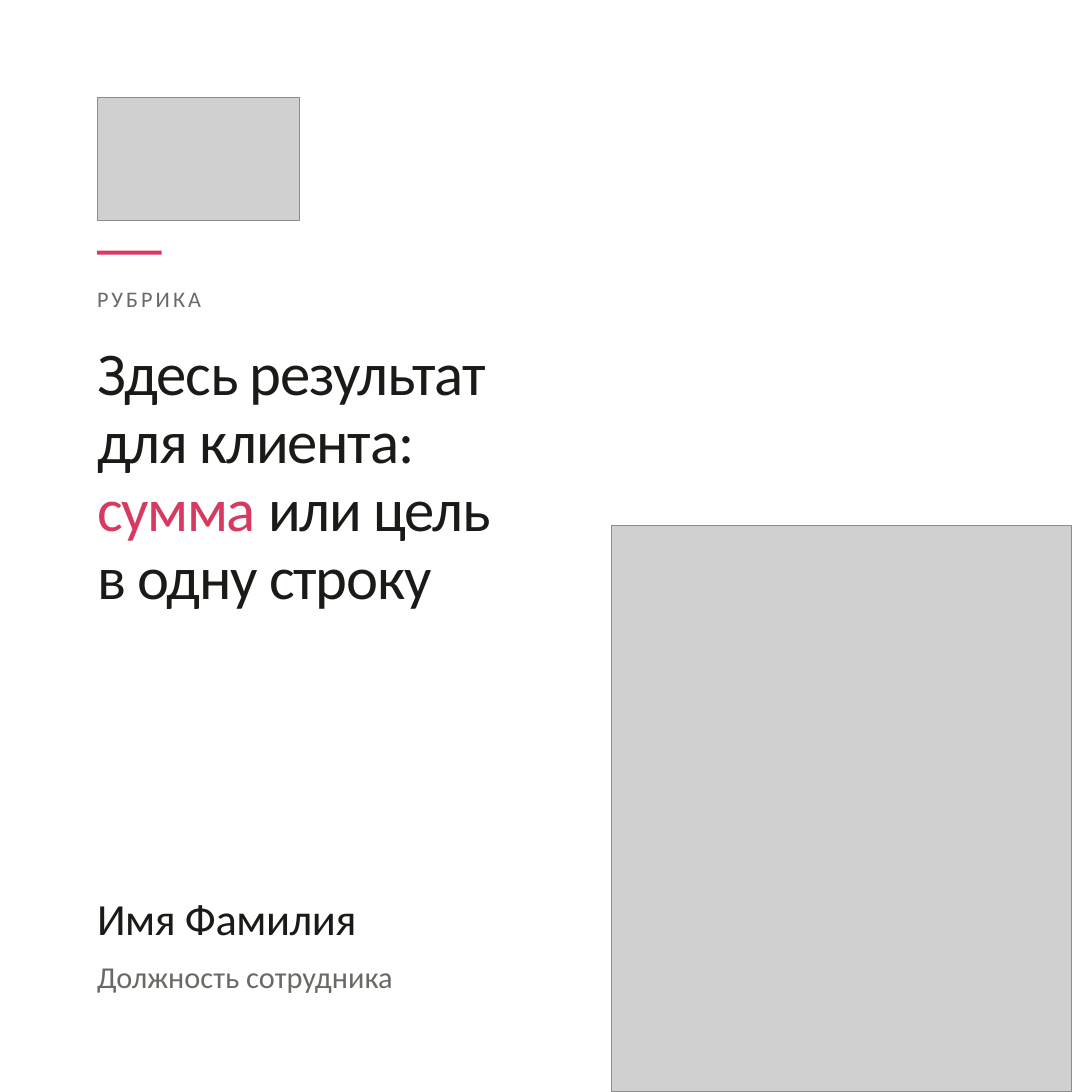
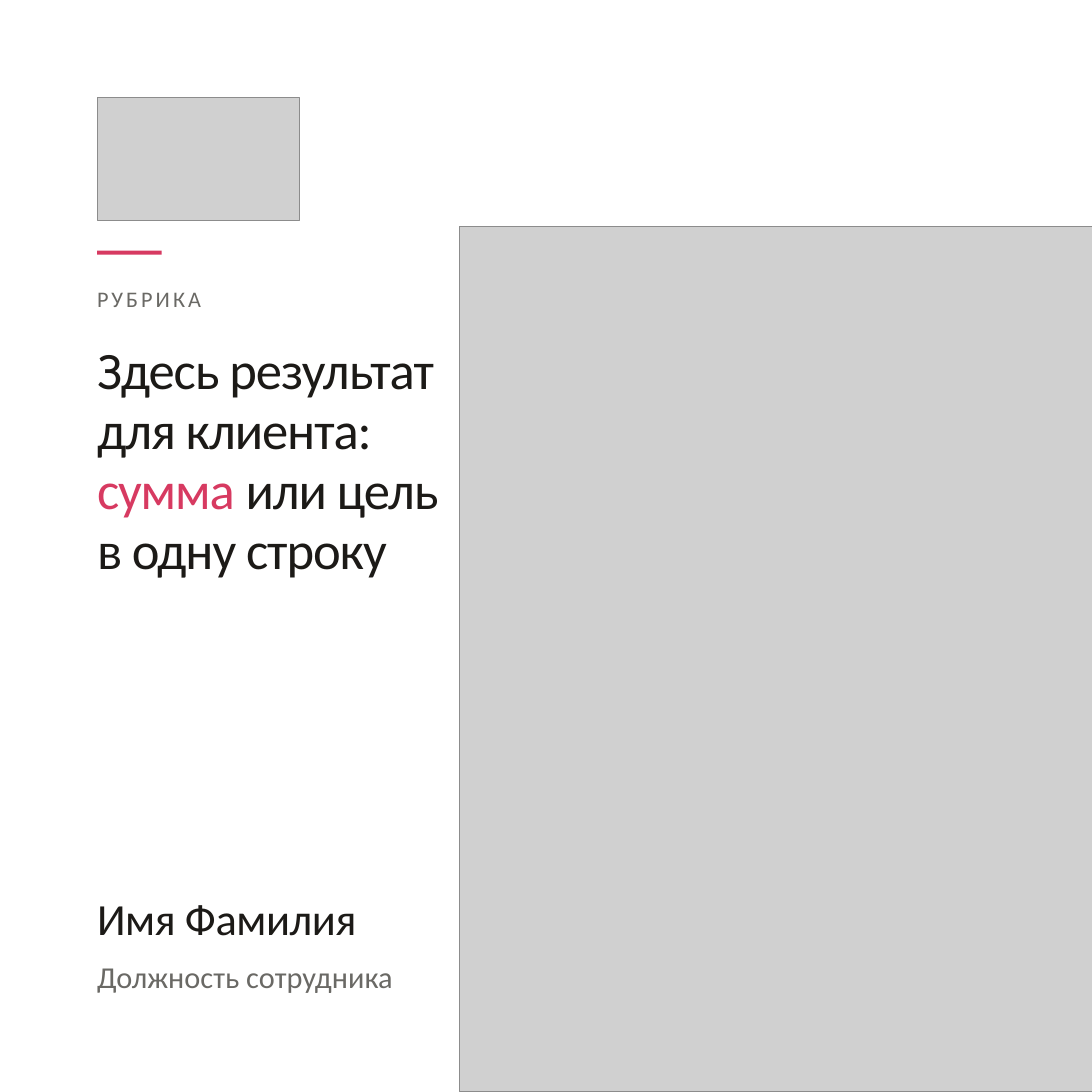
Before and after one commit to fagencymarketing-coder/design-system, a slide deck: slide 9 of editable/1plus1-templates.pptx. Drawn at 1092x1092 pixels with LibreOffice and Linux fonts; fonts in the diff are those of the drawing; grey boxes stand for pictures; background and template pictures are left out. Boxes give left, top, right and bottom in pixels: in the first picture for what was removed or moved away, otherwise in the second. Text is boxed around its words. In the diff, an @@ line names an element or a change of style, - is before the commit and + after.

```diff
--- a/editable/1plus1-templates.pptx
+++ b/editable/1plus1-templates.pptx
@@ picture: place and size @@
-picture at bbox=[612, 526, 1072, 1092]
+picture at bbox=[459, 226, 1092, 1092]
@@ text "Здесь результат для клиента: сумма ..." at bbox=[97, 355, 439, 578]: size 45 to 39 pt, letter spacing -0.9 to -0.8 pt; line spacing 50.4pt to 44.5pt @@
```
Also in this commit, not shown: 5 other files.
